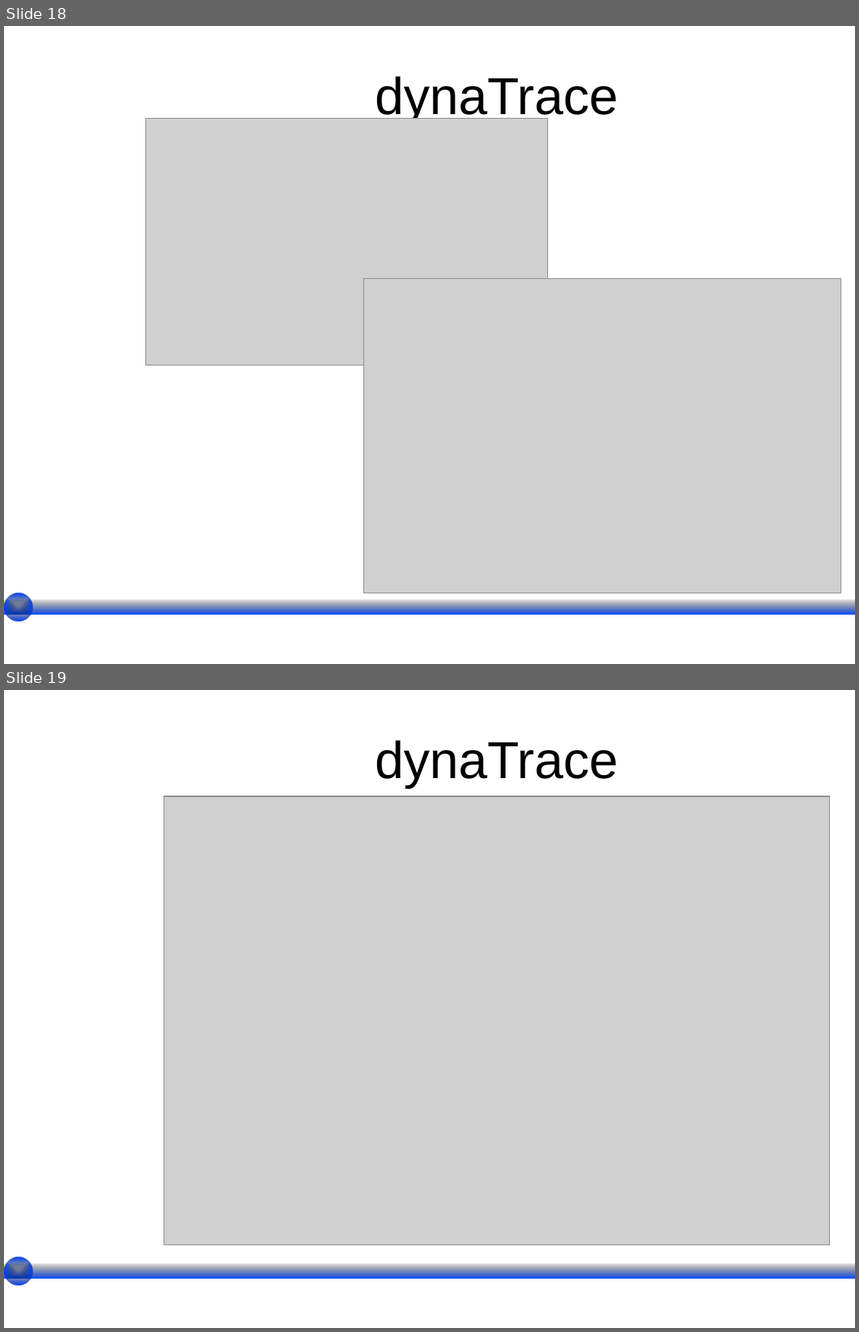
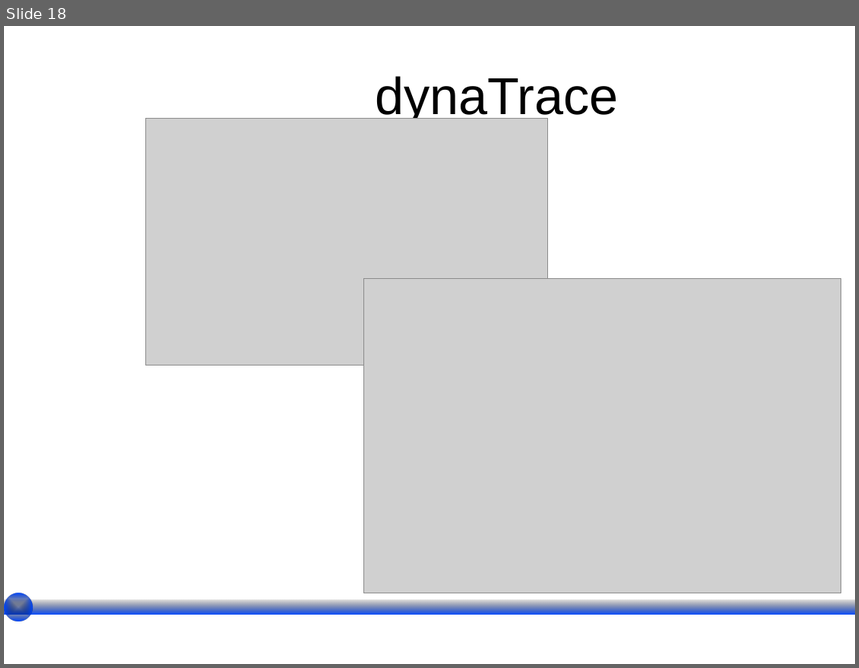
Before and after one commit to wesreisz/cis411-lightningTalks, a slide deck: Wellinghurst- dynaTrace.ppt. Shown one above the other, each under a label of ours: slides 18 and 19 before the commit, slide 18 after it. The pictures are 859x1332 and 859x668 pixels, drawn with LibreOffice and Linux fonts; fonts in the diff are those of the drawing; grey boxes stand for pictures; background and template pictures are left out. Boxes give left, top, right and bottom in pixels: in the first picture for what was removed or moved away, otherwise in the second. Text is boxed around its words. In the diff, an @@ line names an element or a change of style, - is before the commit and + after.

```diff
--- a/Wellinghurst- dynaTrace.ppt
+++ b/Wellinghurst- dynaTrace.ppt
@@ slide 19 removed at box(4, 690, 855, 1328), background picture (left out) @@
@@ title removed at box(375, 740, 619, 788) @@
-dynaTrace
@@ picture removed at box(164, 796, 829, 1245) @@
@@ ellipse removed at box(4, 1258, 32, 1286) @@
@@ rectangle removed at box(4, 1265, 855, 1279) @@
```
Also in this commit, not shown: 1 slide changed, 1 slide added.
